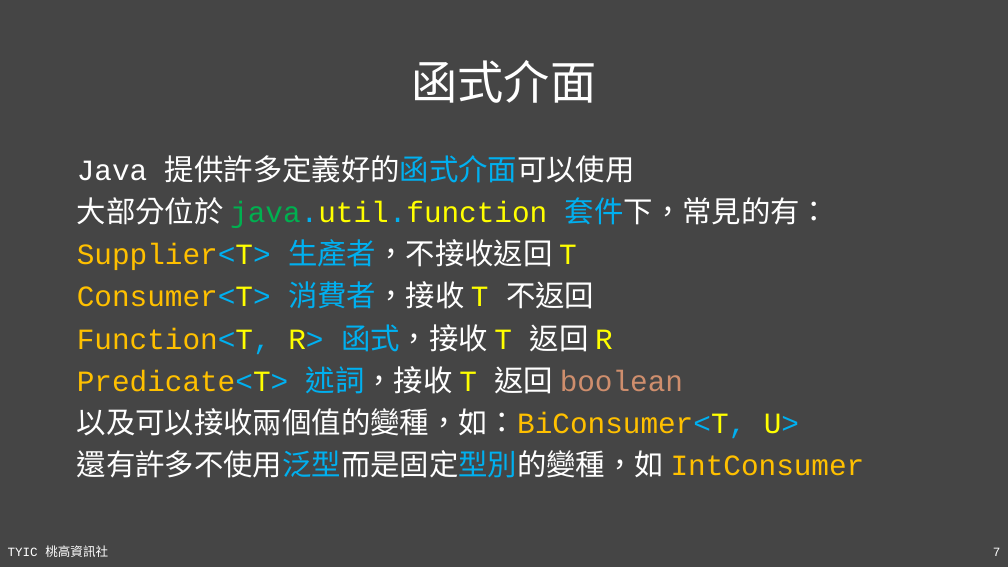
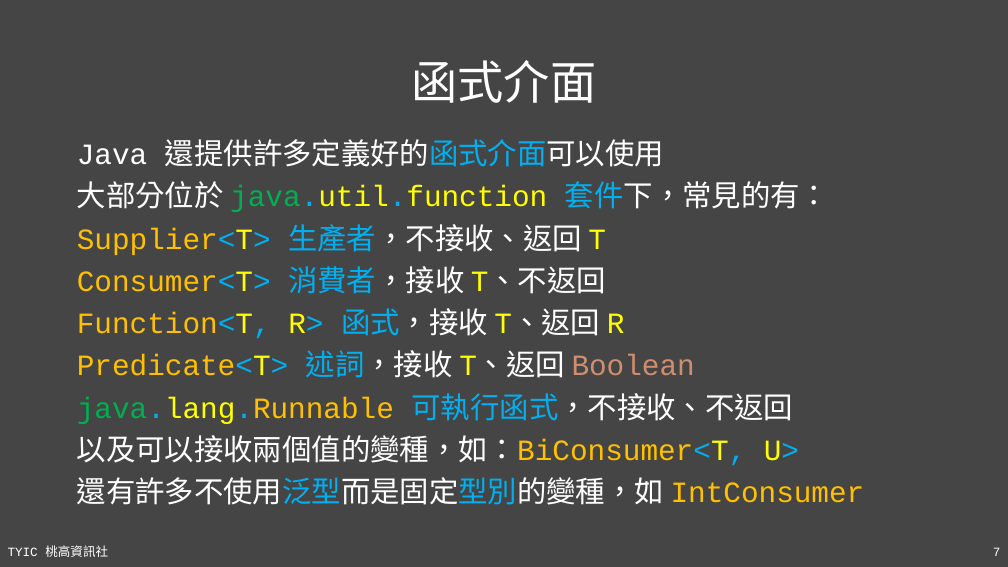
Before and after one commit to TYSHIC/slides, a slide deck: slide 7 of ppt/14_工具類別(2).pptx. Drawn at 1008x567 pixels with LibreOffice and Linux fonts; fonts in the diff are those of the drawing. Boxes give left, top, right and bottom in pixels: in the first picture for what was removed or moved away, otherwise in the second. Text is boxed around its words. In the diff, an @@ line names an element or a change of style, - is before the commit and + after.

```diff
--- a/ppt/14_工具類別(2).pptx
+++ b/ppt/14_工具類別(2).pptx
@@ text "Java 還提供許多定義好的函式介面可以使用": place and size @@
-text "Java 還提供許多定義好的函式介面可以使用" at (77, 155, 865, 478)
+text "Java 還提供許多定義好的函式介面可以使用" at (77, 139, 865, 505)
@@ text at (77, 139, 664, 167): text changed @@
-Java 提供許多定義好的函式介面可以使用
+Java 還提供許多定義好的函式介面可以使用
@@ text at (77, 224, 794, 424): text changed @@
-Supplier<T> 生產者，不接收返回 T
-Consumer<T> 消費者，接收 T 不返回
-Function<T, R> 函式，接收 T 返回 R
-Predicate<T> 述詞，接收 T 返回 boolean
+Supplier<T> 生產者，不接收、返回 T
+Consumer<T> 消費者，接收 T、不返回
+Function<T, R> 函式，接收 T、返回 R
+Predicate<T> 述詞，接收 T、返回 Boolean
+java.lang.Runnable 可執行函式，不接收、不返回
```
Also in this commit, not shown: 9 other slides changed, 7 slides added, 9 other files.
